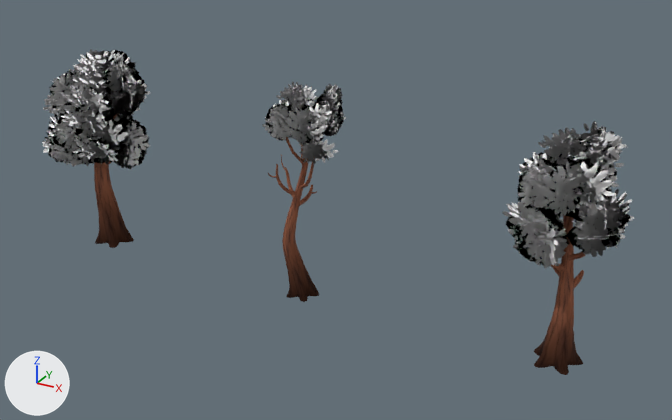
A saved change to the Blender file art-direction/assets/source-study/source-nature.blend.
The view is the same before and after, from a camera (50 mm lens) standing at (14.69, -15.41, 9.81) and looking at (6.11, 0.19, 2.01). Arrows for +X, +Y and +Z are at lower left; the lights stay in place. The older version comes first.

In view in the first picture: 'CommonTree_1', 'CommonTree_4', 'CommonTree_5'.
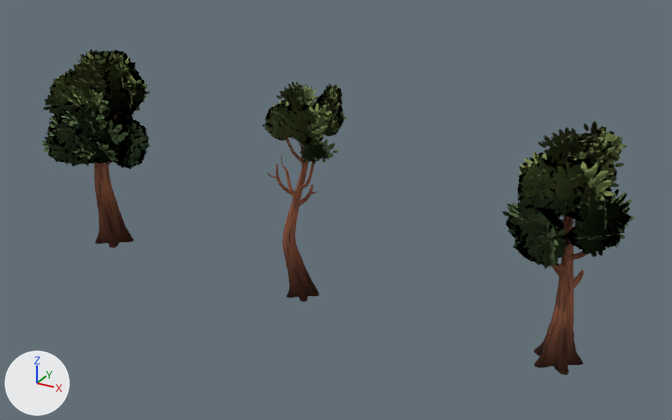
What differs and where, as boxes (x1, y1, x2, y2) in the pictures (672 x 420 px):
'CommonTree_1', shading changed, recoloured (darker)
    both: (42, 49, 150, 169)
part 2 of me_tree_023, recoloured (darker)
    both: (42, 91, 150, 169)
part 3 of me_tree_023, recoloured (white to green)
    both: (47, 49, 148, 113)
part 4 of me_tree_026, recoloured (white to green)
    both: (262, 82, 346, 164)
part 5 of me_tree_027, recoloured (darker)
    both: (502, 158, 634, 269)
part 6 of me_tree_027, recoloured (white to green)
    both: (518, 121, 627, 211)

What the commit changed:
me_tree_023 has 9458 vertices, 6265 faces and spans x -2.19..2.12, y -2.35..2.22, z -0.24..7.02.
me_tree_023 is used by ob_commontree_1; parent ob_broadleaf_open_boughs; location (0.0256, 0.0425, 0.16); scale (0.661, 0.661, 0.661).
me_tree_023 part 1: its shading normals changed.
me_tree_023 part 2: 1482 faces centred in x -1.73..1.4, y -1.8..1.63, z 2.94..5.21 are repainted in the vertex colours; the middle colour goes from white #ffffff to dark green #5b7049.
me_tree_023 part 3: 438 faces centred in x -1.59..1.66, y -1.41..1.23, z 5.21..6.67 are repainted in the vertex colours; the middle colour goes from white #ffffff to green #809056.
me_tree_026 has 5900 vertices, 4066 faces and spans x -1.8..2.03, y -1.68..2.08, z -0.24..9.2.
me_tree_026 is used by ob_commontree_4; parent ob_broadleaf_layered_crown; location (-0.0588, -0.103, 0.123); scale (0.509, 0.509, 0.509).
me_tree_026 part 4: 786 faces centred in x -1.28..1.54, y -1.2..1.58, z 6.32..8.79 are repainted in the vertex colours; the middle colour goes from white #ffffff to green #809056.
me_tree_027 has 4873 vertices, 3182 faces and spans x -1.91..1.76, y -2.06..2.16, z -0.24..6.76.
me_tree_027 is used by ob_commontree_5; parent ob_broadleaf_sheltered_crown; location (0.0526, -0.0361, 0.166); scale (0.685, 0.685, 0.685).
me_tree_027 part 5: 880 faces centred in x -1.41..1.33, y -1.48..1.34, z 2.84..5.01 are repainted in the vertex colours; the middle colour goes from white #ffffff to dark green #5b7049.
me_tree_027 part 6: 420 faces centred in x -1.37..0.73, y -1.05..1.65, z 5.01..6.26 are repainted in the vertex colours; the middle colour goes from white #ffffff to green #809056.
